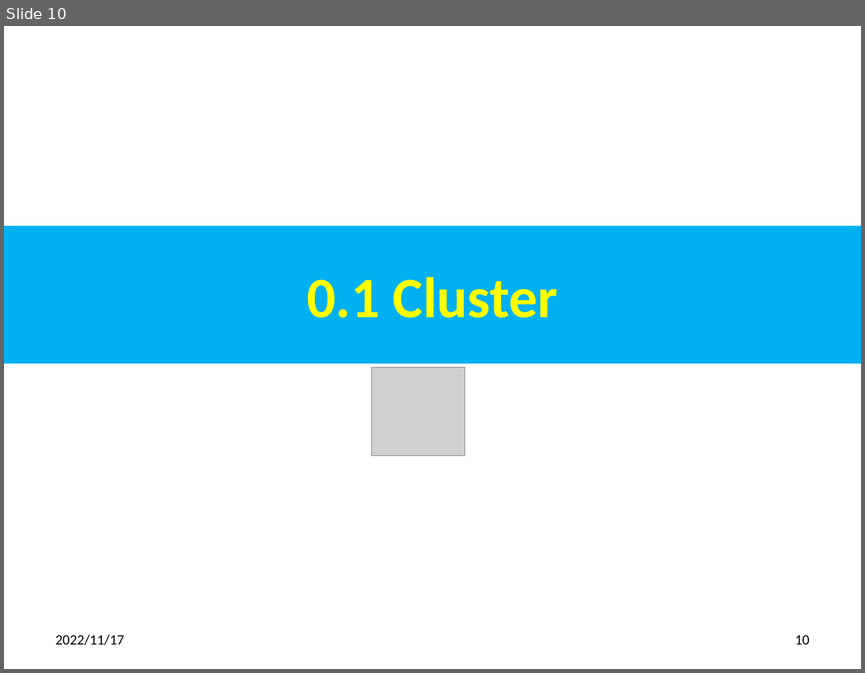
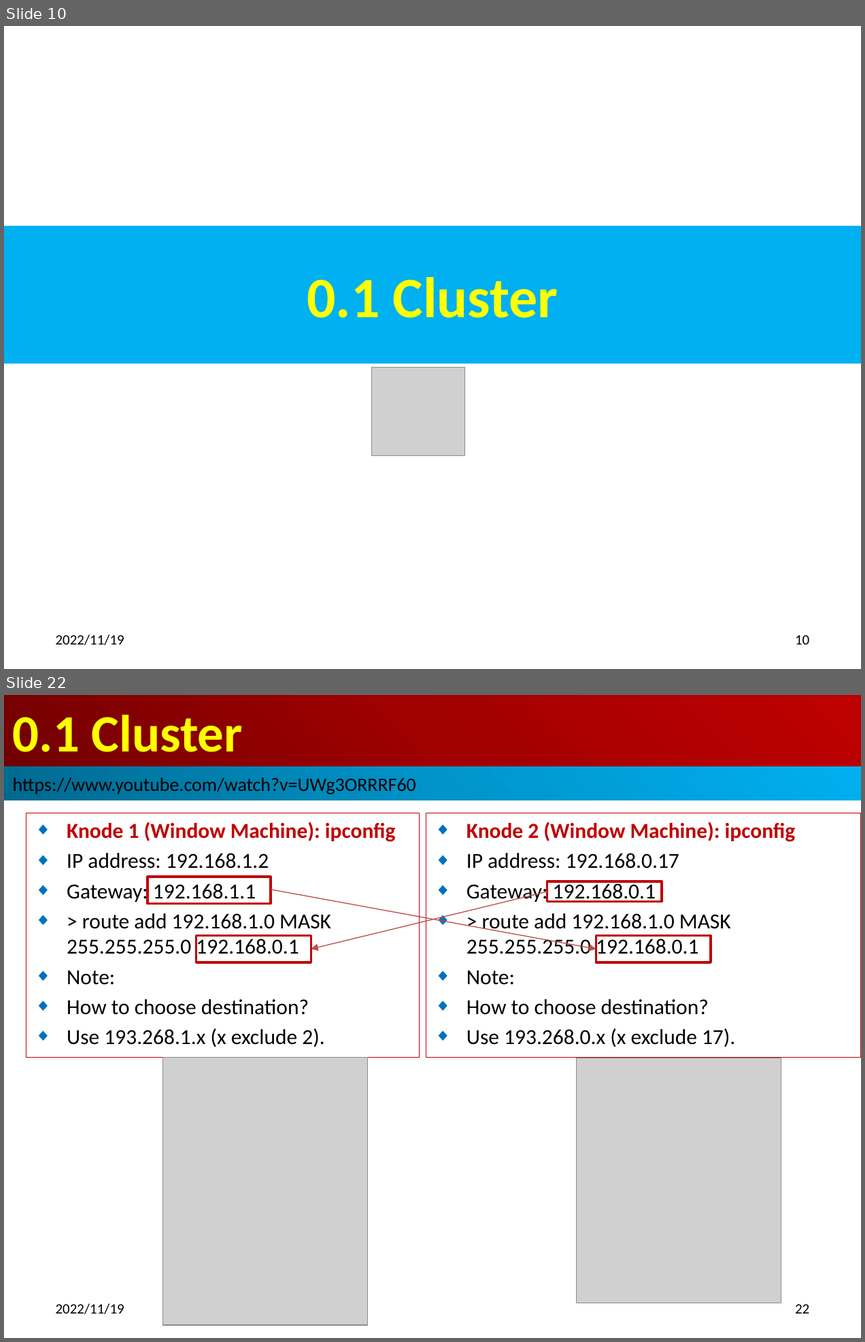
Before and after one commit to peterhchen/900_Kubernetes, a slide deck: 001_00_Install_Kubernetes.pptx. Shown one above the other, each under a label of ours: slide 10 before the commit, slides 10 and 22 after it; the slides between them are not shown. The pictures are 865x673 and 865x1342 pixels, drawn with LibreOffice and Linux fonts; fonts in the diff are those of the drawing; grey boxes stand for pictures. Boxes give left, top, right and bottom in pixels: in the first picture for what was removed or moved away, otherwise in the second. Text is boxed around its words. In the diff, an @@ line names an element or a change of style, - is before the commit and + after.

```diff
--- a/001_00_Install_Kubernetes.pptx
+++ b/001_00_Install_Kubernetes.pptx
@@ slide 22 added at [4,695,861,1338], background #FFFFFF @@
@@ title added at [4,695,861,767], fill gradient #720000 to #A20000 to #C00000, 44 pt, text #FFFF00, bold @@
+0.1 Cluster
@@ rectangle added at [4,767,861,800], fill gradient #00688E to #0094CA to #00B0F0, 16 pt, text #000000 @@
+https://www.youtube.com/watch?v=UWg3ORRRF60
@@ subtitle added at [26,813,419,1057], outline #C00000 0.75 pt, 18 pt, text #000000 @@
+◆ Knode 1 (Window Machine): ipconfig
+◆ IP address: 192.168.1.2
+◆ Gateway: 192.168.1.1
+◆ > route add 192.168.1.0 MASK 255.255.255.0 192.168.0.1
+◆ Note:
+◆ How to choose destination?
+◆ Use 193.268.1.x (x exclude 2).
@@ rectangle added at [426,813,861,1057], outline #C00000 0.75 pt, 18 pt, text #000000 @@
+◆ Knode 2 (Window Machine): ipconfig
+◆ IP address: 192.168.0.17
+◆ Gateway: 192.168.0.1
+◆ > route add 192.168.1.0 MASK 255.255.255.0 192.168.0.1
+◆ Note:
+◆ How to choose destination?
+◆ Use 193.268.0.x (x exclude 17).
@@ rectangle added at [147,877,271,903], outline #C00000 2 pt @@
@@ arrow added from (271, 889) to (596, 949), #BF4C48 0.75 pt @@
@@ arrow added from (547, 892) to (311, 949), #BF4C48 0.75 pt @@
@@ rectangle added at [547,882,662,902], outline #C00000 2 pt @@
@@ rectangle added at [196,936,311,962], outline #C00000 2 pt @@
@@ rectangle added at [596,936,711,962], outline #C00000 2 pt @@
@@ picture added at [162,1057,367,1325] @@
@@ picture added at [577,1057,781,1302] @@
@@ text added at [56,1303,124,1314], 12 pt, text #000000 @@
+2022/11/19
@@ page number added at [795,1304,809,1313], 12 pt, text #000000 @@
+22
@@ slide 10 changed as well @@
@@ text at [56,634,124,645]: text changed @@
-2022/11/17
+2022/11/19
```
Also in this commit, not shown: 11 other slides changed, 11 other slides added.
